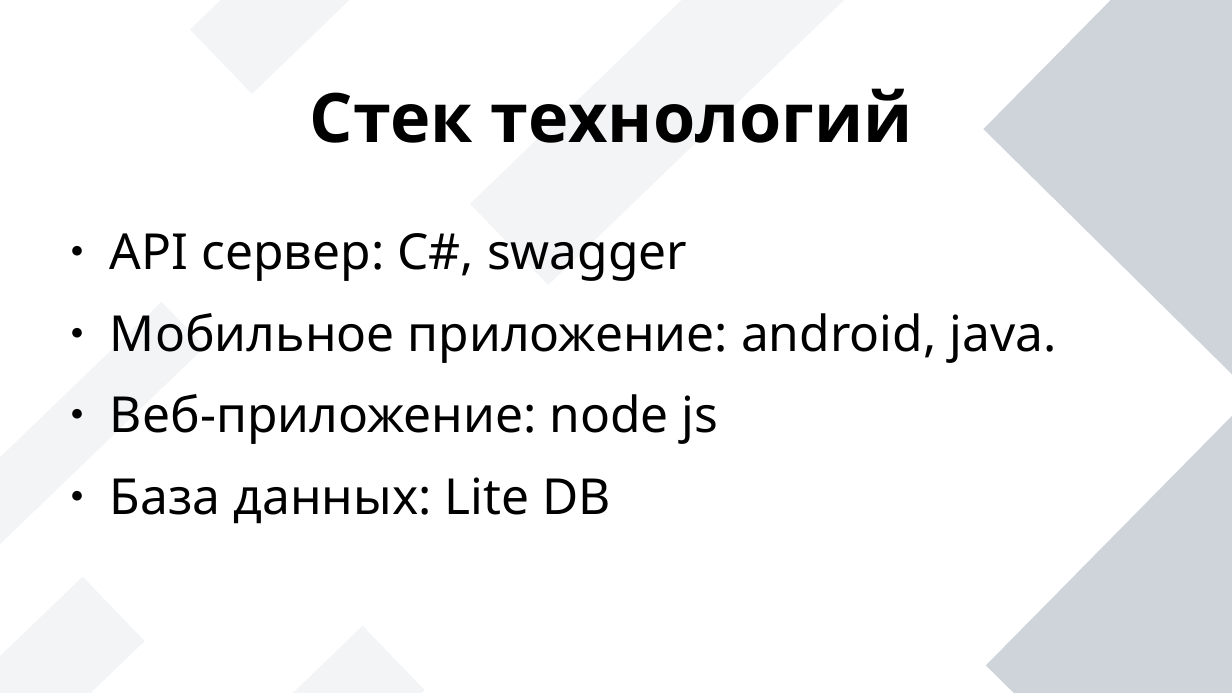
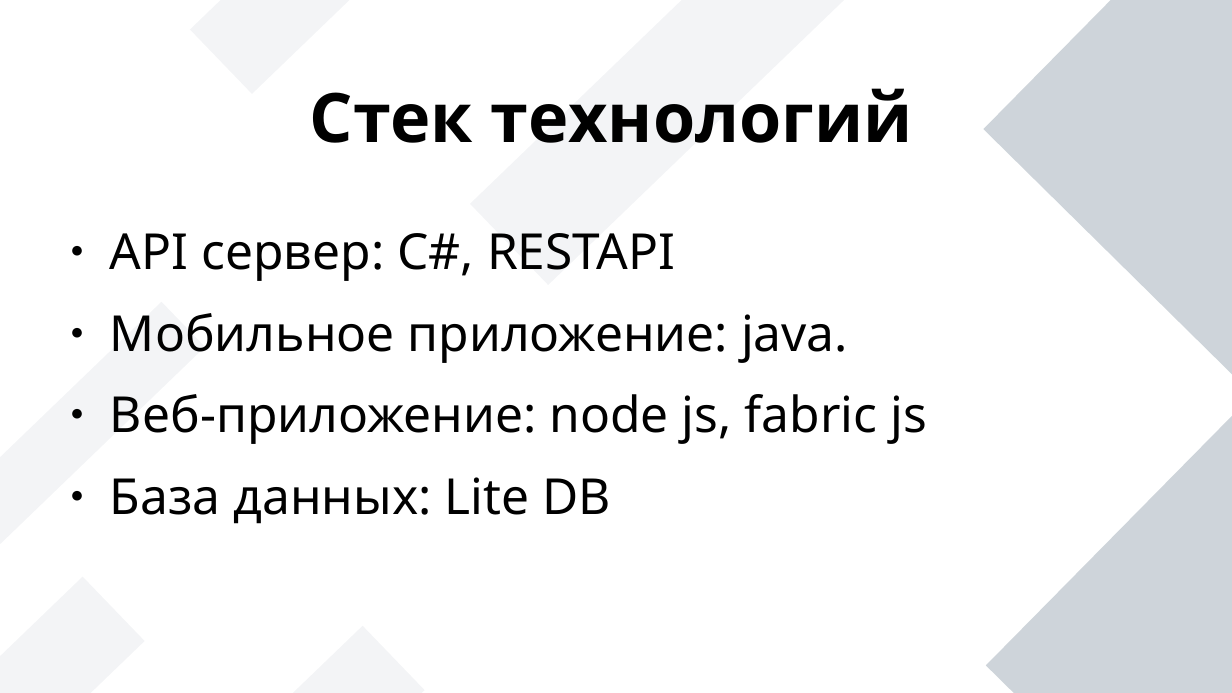
Before and after one commit to ldisgenshina/hack_a_ton, a slide deck: slide 3 of презентация.odp. Drawn at 1232x693 pixels with LibreOffice and Linux fonts; fonts in the diff are those of the drawing. Boxes give left, top, right and bottom in pixels: in the first picture for what was removed or moved away, otherwise in the second. Text is boxed around its words. In the diff, an @@ line names an element or a change of style, - is before the commit and + after.

Commit message:
presentation change

```diff
--- a/презентация.odp
+++ b/презентация.odp
@@ text at box(110, 233, 927, 444): text changed @@
-● API сервер: C#, swagger
-● Мобильное приложение: android, java.
-● Веб-приложение: node js
+● API сервер: C#, RESTAPI
+● Мобильное приложение: java.
+● Веб-приложение: node js, fabric js
```
Also in this commit, not shown: 2 other slides changed, 1 other file.
